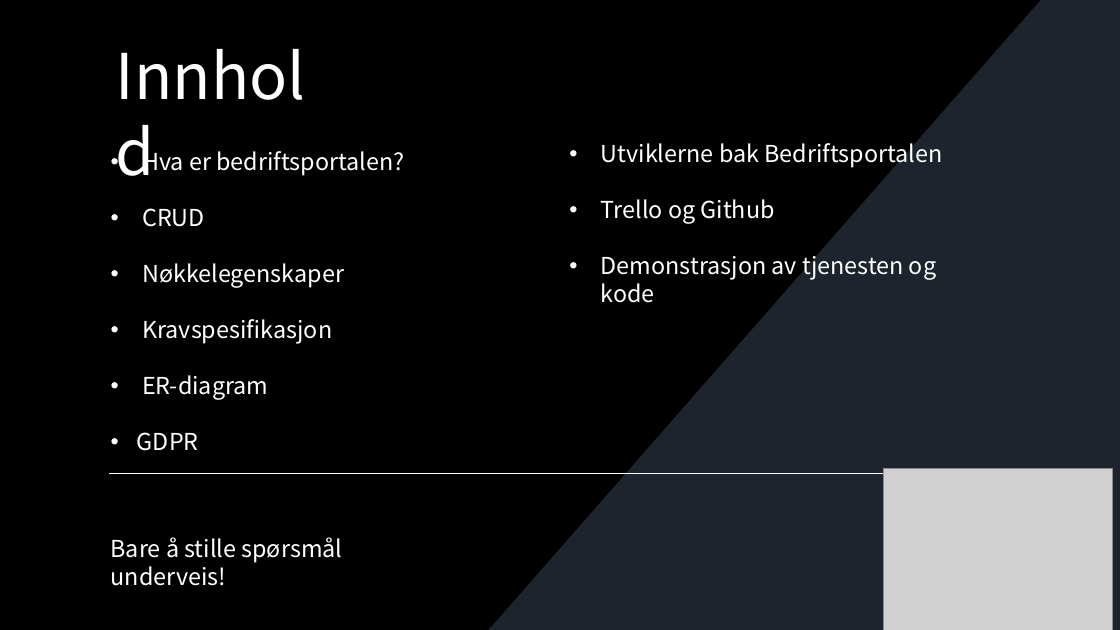
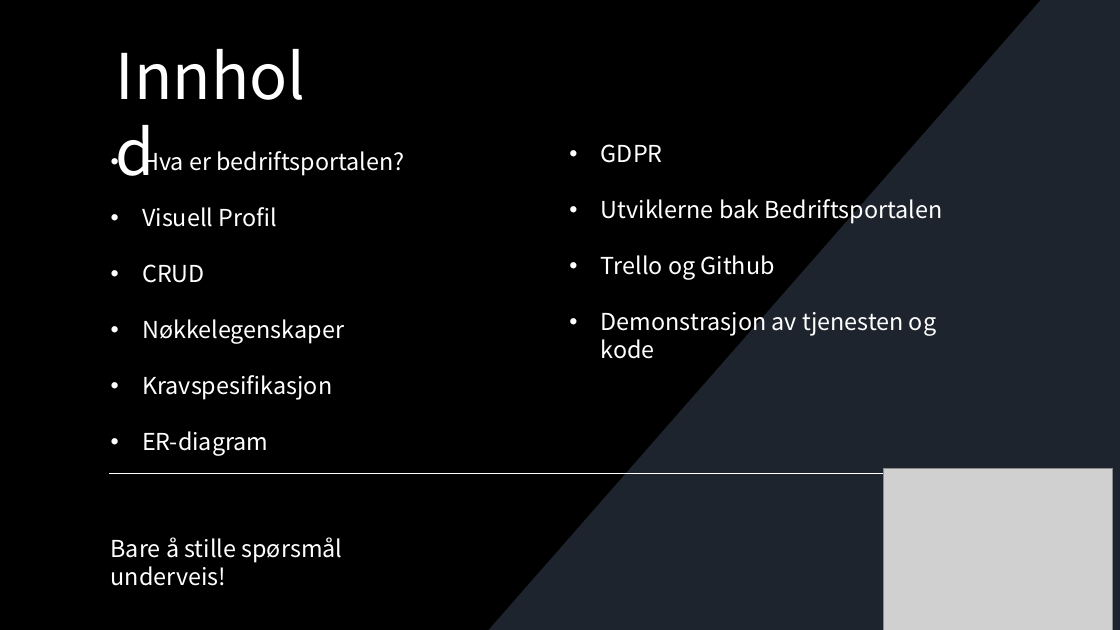
Before and after one commit to JonasTopper/Bedriftsportalen, a slide deck: slide 2 of Presentasjon.pptx. Drawn at 1120x630 pixels with LibreOffice and Linux fonts; fonts in the diff are those of the drawing; grey boxes stand for pictures; background and template pictures are left out. Boxes give left, top, right and bottom in pixels: in the first picture for what was removed or moved away, otherwise in the second. Text is boxed around its words. In the diff, an @@ line names an element or a change of style, - is before the commit and + after.

Commit message:
Ny visuell profil slide i presentasjon

```diff
--- a/Presentasjon.pptx
+++ b/Presentasjon.pptx
@@ text at bbox=[601, 144, 663, 163]: paragraph added @@
+• GDPR
@@ text at bbox=[142, 207, 277, 227]: paragraph added @@
+• Visuell Profil
@@ text at bbox=[137, 432, 199, 451]: paragraph removed @@
-• GDPR
```
Also in this commit, not shown: 1 slide added.
